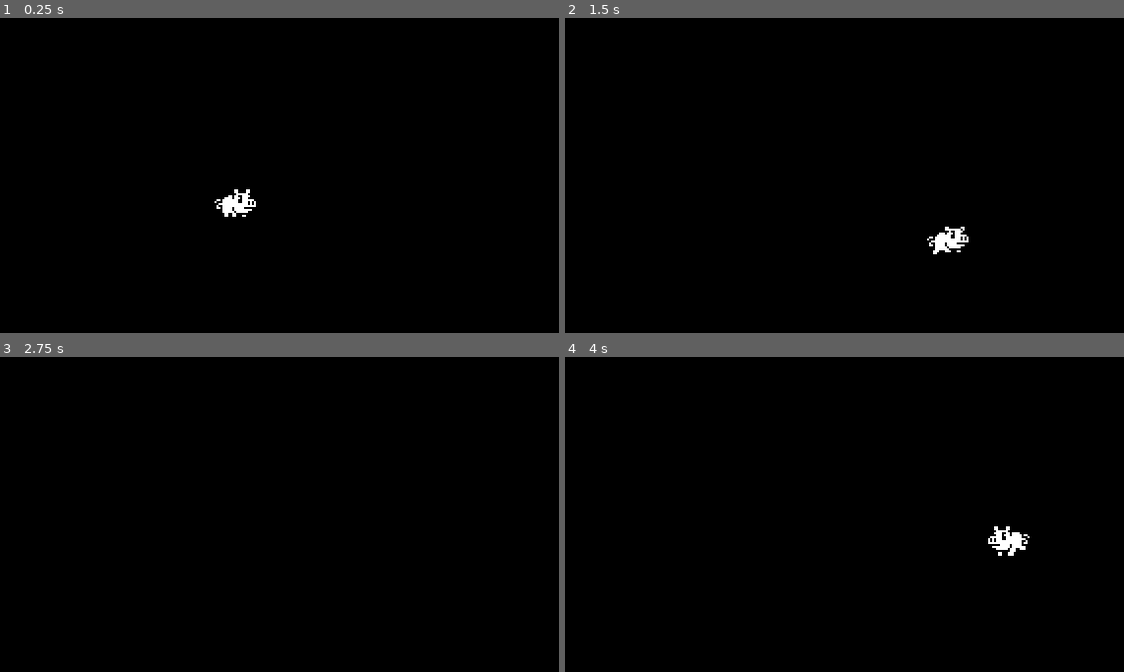
Above: before the commit, frames 1-4 (two rows, left to right).
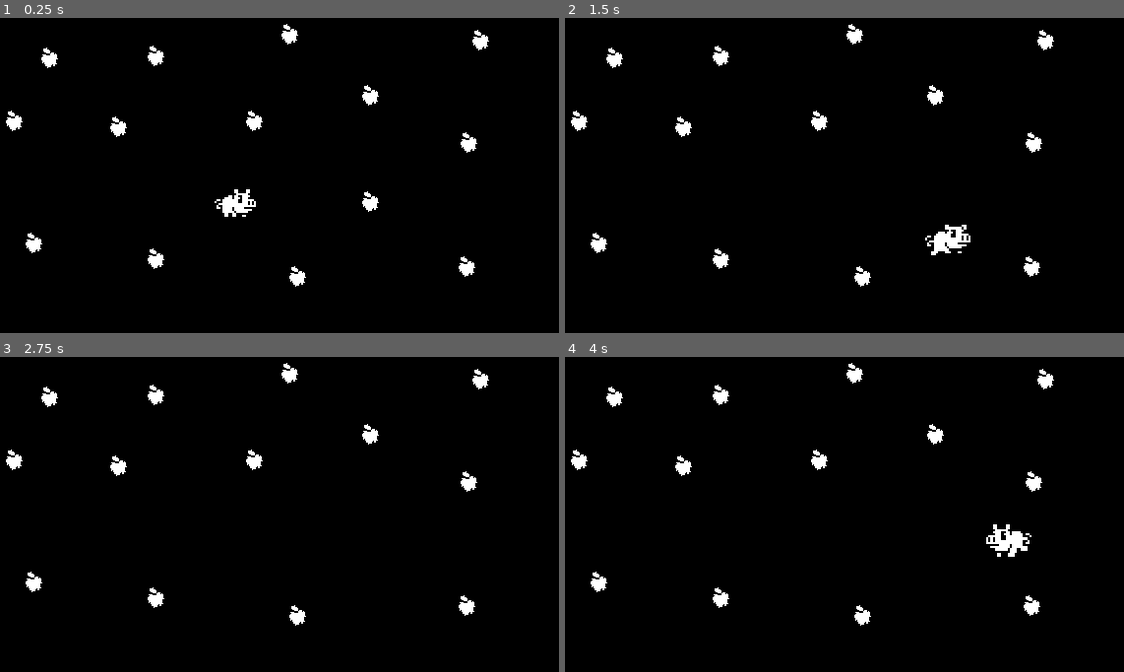
Above: after the commit, the same moments.

Repository: Malynna/Godot-Piggy
Game: Godot game, scene res://World.tscn
Same seed, same stepped clock (60 frames per second), same inputs: the game is played once before the commit and once after it.
Inputs:
- Up to frame 1 (0.25 s): no input
- Up to frame 2 (1.5 s): tap Enter at 0.5 s; hold Right (ui_right) 0.53-1.28 s; hold Down (ui_down) from 1.28 s (still down)
- Up to frame 3 (2.75 s): release Down (ui_down) at 2.03 s; hold Right (ui_right) from 2.03 s (still down)
- Up to frame 4 (4 s): tap Space at 2.75 s; release Right (ui_right) at 2.78 s; hold Up (ui_up) 2.78-3.53 s; hold Left (ui_left) from 3.53 s (still down)

The runs differ from the first frame. In frame 1, 1.5% of the frame differs, in the area x 1-88%, y 1-86%; in frame 2, 1.6%; in frame 3, 1.4%; in frame 4, 1.6%.

Commit message:
Added collisions

Diff:
--- /dev/null
+++ b/Apple.tscn
@@ -0,0 +1,17 @@
+[gd_scene load_steps=3 format=2]
+
+[ext_resource path="res://Apple.png" type="Texture" id=1]
+
+[sub_resource type="CircleShape2D" id=1]
+radius = 5.0
+
+[node name="Apple" type="Area2D"]
+collision_layer = 2
+collision_mask = 0
+
+[node name="Sprite" type="Sprite" parent="."]
+texture = ExtResource( 1 )
+
+[node name="Collision" type="CollisionShape2D" parent="."]
+position = Vector2( 0, 1 )
+shape = SubResource( 1 )
--- a/Piggy.gd
+++ b/Piggy.gd
@@ -23,7 +23,13 @@
 	else:
 		animationPlayer.play("Idle")
 
+
+
 func move(xspeed, yspeed, delta):
 	position.x += xspeed * delta
 	position.y += yspeed * delta
 	moving = true
+
+func _on_Piggy_area_entered(area):
+	area.queue_free()
+	scale *= 1.1
--- a/Piggy.tscn
+++ b/Piggy.tscn
@@ -56,6 +56,7 @@
 }
 
 [node name="Piggy" type="Area2D"]
+collision_mask = 2
 script = ExtResource( 1 )
 __meta__ = {
 "_edit_group_": true
@@ -74,3 +75,5 @@
 anims/Idle = SubResource( 2 )
 anims/RESET = SubResource( 3 )
 anims/Run = SubResource( 4 )
+
+[connection signal="area_entered" from="." to="." method="_on_Piggy_area_entered"]
--- a/World.tscn
+++ b/World.tscn
@@ -1,6 +1,7 @@
-[gd_scene load_steps=2 format=2]
+[gd_scene load_steps=3 format=2]
 
 [ext_resource path="res://Piggy.tscn" type="PackedScene" id=1]
+[ext_resource path="res://Apple.tscn" type="PackedScene" id=2]
 
 [node name="World" type="Node"]
 
@@ -14,3 +15,59 @@
 
 [node name="Piggy" parent="." instance=ExtResource( 1 )]
 position = Vector2( 154, 115 )
+
+[node name="Apple" parent="." instance=ExtResource( 2 )]
+position = Vector2( 94, 75 )
+rotation = -0.222302
+
+[node name="Apple2" parent="." instance=ExtResource( 2 )]
+position = Vector2( 59, 40 )
+rotation = -0.222302
+
+[node name="Apple3" parent="." instance=ExtResource( 2 )]
+position = Vector2( 41, 72 )
+rotation = -0.222302
+
+[node name="Apple4" parent="." instance=ExtResource( 2 )]
+position = Vector2( 51, 134 )
+rotation = -0.222302
+
+[node name="Apple5" parent="." instance=ExtResource( 2 )]
+position = Vector2( 113, 142 )
+rotation = -0.222302
+
+[node name="Apple6" parent="." instance=ExtResource( 2 )]
+position = Vector2( 222, 113 )
+rotation = -0.222302
+
+[node name="Apple13" parent="." instance=ExtResource( 2 )]
+position = Vector2( 271, 146 )
+rotation = -0.222302
+
+[node name="Apple14" parent="." instance=ExtResource( 2 )]
+position = Vector2( 272, 83 )
+rotation = -0.222302
+
+[node name="Apple10" parent="." instance=ExtResource( 2 )]
+position = Vector2( 185, 151 )
+rotation = -0.222302
+
+[node name="Apple7" parent="." instance=ExtResource( 2 )]
+position = Vector2( 222, 59 )
+rotation = -0.222302
+
+[node name="Apple12" parent="." instance=ExtResource( 2 )]
+position = Vector2( 163, 72 )
+rotation = -0.222302
+
+[node name="Apple11" parent="." instance=ExtResource( 2 )]
+position = Vector2( 278, 31 )
+rotation = -0.222302
+
+[node name="Apple8" parent="." instance=ExtResource( 2 )]
+position = Vector2( 113, 39 )
+rotation = -0.222302
+
+[node name="Apple9" parent="." instance=ExtResource( 2 )]
+position = Vector2( 181, 28 )
+rotation = -0.222302
--- a/project.godot
+++ b/project.godot
@@ -46,6 +46,11 @@
 "svg/scale": 1.0
 }
 
+[layer_names]
+
+2d_physics/layer_1="Pig"
+2d_physics/layer_2="Apples"
+
 [physics]
 
 common/enable_pause_aware_picking=true
